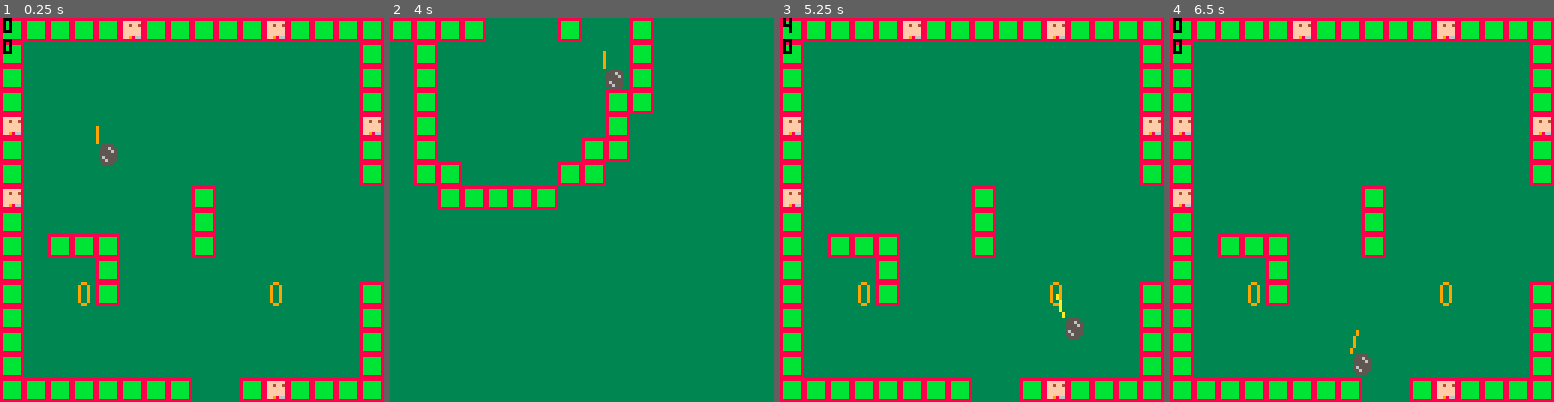
Above: before the commit, frames 1-4 (left to right).
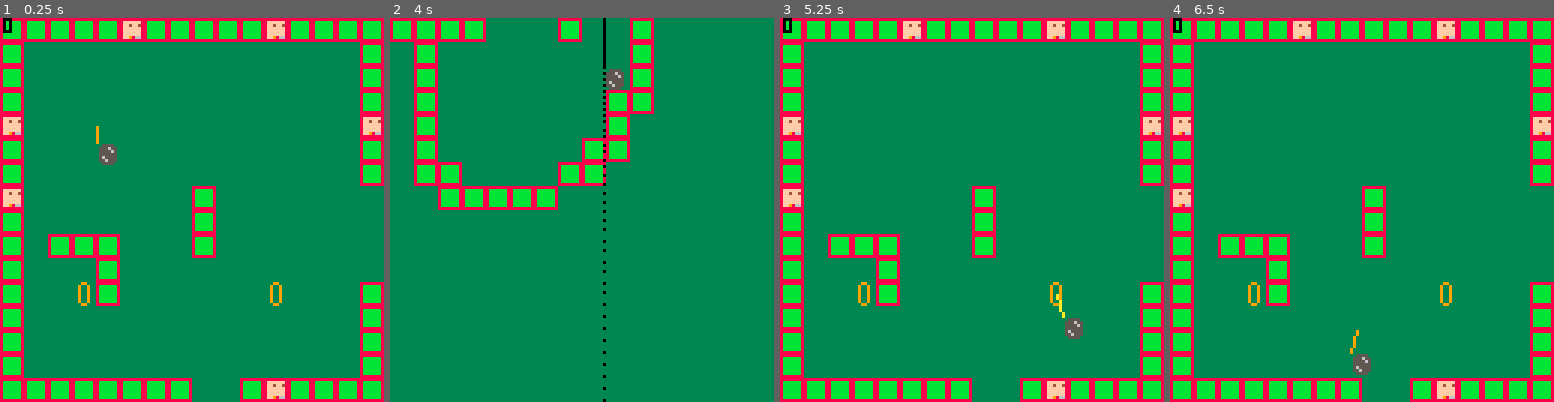
Above: after the commit, the same moments.

Repository: davidjtferguson/golf-escape
Game: PICO-8 cartridge golf_escape.p8
The game is run twice, just before and just after one commit, with the same random seed, the same clock (stepped at 60 frames per second) and the same inputs.
Inputs:
- Up to frame 1 (0.25 s): no input
- Up to frame 2 (4 s): tap X (X key) at 0.33, 1.07, 1.85, 2.97 s; tap O (Z key) at 0.7, 1.7, 2.1, 2.5, 2.9, 3.3, 3.7 s; hold Right 1.6-2.1 s; hold Right 2.47-3.03 s; hold Left 3.08-3.58 s
- Up to frame 3 (5.25 s): hold Right 4.02-4.68 s; tap X (X key) at 4.08, 5.2 s; tap O (Z key) at 4.1, 4.5, 4.9 s; hold Left from 5.08 s (still down)
- Up to frame 4 (6.5 s): tap O (Z key) at 5.3, 5.7, 6.1 s; release Left at 5.68 s; hold Right from 6.08 s (still down); tap X (X key) at 6.32 s

The runs differ from the first frame. In frame 1, less than 0.1% of the frame differs, in the area x 0-4%, y 5-10%; in frame 2, 0.3%, in the area x 55-57%, y 0-100%; in frame 3, 0.1%; in frame 4, less than 0.1%.

Commit message:
sketch prediction line

Diff:
--- a/golf_escape.p8
+++ b/golf_escape.p8
@@ -1,7 +1,7 @@
 pico-8 cartridge // http://www.pico-8.com
 version 29
 __lua__
-
+-- golf escape
 
 function _init()
  --constants
@@ -35,6 +35,10 @@
  bg=3
 
  currentupdate=updateplaying
+
+ aim={
+  points={}
+ }
 
 end
 
@@ -93,9 +97,7 @@
   av.xvel*=-1
  end
 
- -- av update
- av.x=av.x+av.xvel
- av.y=av.y+av.yvel
+ updatemovement(av)
 
  -- swing controls
  if btnp(⬅️) then
@@ -129,12 +131,12 @@
  end
 
  if btnp(🅾️) and av.colstate=="ground" then
-  av.xvel=swing.xvec*swing.force
-  av.yvel=swing.yvec*swing.force
+  applyswing(av)
 
   resetswing()
  end
 
+ updateaim()
 end
 
 function rotatevec(x,y,angle)
@@ -168,6 +169,56 @@
  camera(xmap*128,ymap*128)
 end
 
+function updatemovement(obj)
+ obj.x=obj.x+obj.xvel
+ obj.y=obj.y+obj.yvel
+end
+
+function applyswing(obj)
+	obj.xvel=swing.xvec*swing.force
+	obj.yvel=swing.yvec*swing.force
+end
+
+function updateaim()
+ -- reset
+ aim={
+  x=av.x,
+  y=av.y,
+  xvel=av.xvel,
+  yvel=av.yvel,
+  points={},
+  --todo:consider size/shape
+  --should cover whole av
+  hitbox=makebox(
+   1,1,
+   2,2,
+   0,coloffset)
+ }
+
+ if av.colstate=="ground" then
+	 local wallhit=false
+
+  applyswing(aim)
+
+	 while wallhit==false do
+		 local point={
+		  x=aim.x,
+		  y=aim.y,
+		 }
+
+		 add(aim.points,point)
+
+	  updatemovement(aim)
+
+	  aim.yvel+=gravity
+
+	  --todo:fix, not working
+	  if mapcol(aim.hitbox,0,aim.yvel,0) then
+	   wallhit=true
+	  end
+	 end
+ end
+end
 
 function _draw()
  cls(bg)
@@ -187,9 +238,13 @@
   av.y*8+(swing.yvec*8*swing.force*3),
   linecol)
 
-
- print(swing.currdecaypause,1,0,0)
- print(ymap,1,7,0)
+ --todo:offset for av center
+ --todo:consider look. lines?
+ for point in all(aim.points) do
+  pset(point.x*8,point.y*8,0)
+ end
+
+ print(#aim.points,1,0,0)
 
 end
 -->8
